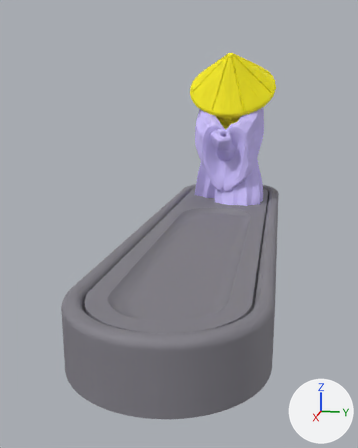
What one commit did to the glTF model assets/products/incense-burner.glb.
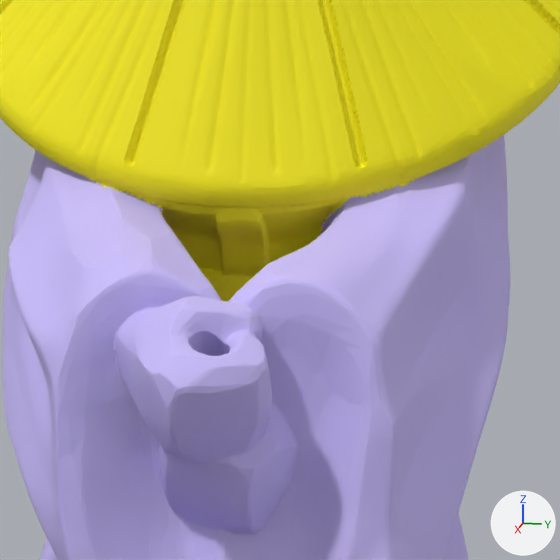
Old and new are each drawn whole from a 50 mm lens placed at (270.1, 35.9, 90.1), pointed at (12.0, -15.7, 25.5) and again close up on the part from 54% to 76% of the width and 20% to 37% of the height. Arrows for +X, +Y and +Z are at lower right; the lights stay in place. The last two pictures show the newer version.

The scene before the commit, as lines of its bpy script (objects in view):
```python
me_body = bpy.data.meshes.new('Body')
me_body.from_pydata(...)  # 19218 vertices, 37885 faces; spans x -123.3..-47.1, y -25.7..26.6, z 18.1..104.4
me_body.materials.append(mat_material_1)  # blue #cdc0ff
me_hat = bpy.data.meshes.new('Hat')
me_hat.from_pydata(...)  # 15305 vertices, 30059 faces; spans x -115.6..-67.9, y -28.2..31.6, z 68.7..121.9
me_hat.materials.append(mat_material_0)  # yellow #fff400
ob_body = bpy.data.objects.new('Body', me_body)
ob_body.location = (0.0, 0.0, 0.0)
ob_hat = bpy.data.objects.new('Hat', me_hat)
ob_hat.location = (0.0, 0.0, 0.0)
```
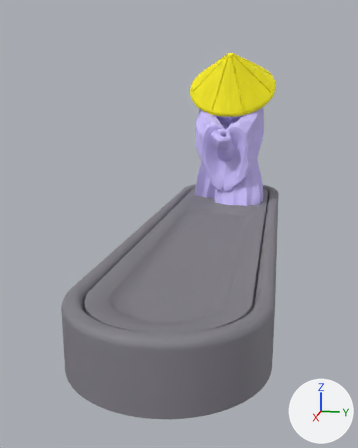
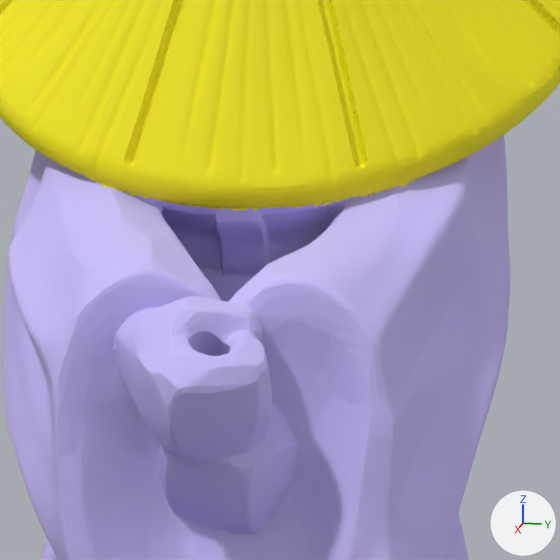
Where the change shows, as pixel boxes [x1, y1, x2, y2] in the close-ups (560 x 560 px):
part 1 of me_hat, deleted (yellow)
    before: [136, 196, 351, 302]
part 2 of me_body, added (blue)
    after: [136, 196, 351, 302]

What the commit changed:
me_hat is used by ob_hat; location (0.0, 0.0, 0.0).
me_hat had 15305 vertices, 30059 faces and spanned x -115.6..-67.9, y -28.2..31.6, z 68.7..121.9.
me_hat now has 14583 vertices, 28786 faces and spans x -115.6..-67.9, y -28.2..31.6, z 80.3..121.9.
me_hat part 1: 688 vertices removed from x -97.9..-69.4, y -8.7..21.4, z 68.7..103.0.
Other edits to the shape of me_hat do not show in these pictures.
me_body is used by ob_body; location (0.0, 0.0, 0.0).
me_body had 19218 vertices, 37885 faces and spanned x -123.3..-47.1, y -25.7..26.6, z 18.1..104.4.
me_body now has 19769 vertices, 39158 faces and spans x -123.3..-47.1, y -25.7..26.6, z 18.1..104.5.
me_body part 2: 551 vertices added at x -99.7..-69.2, y -18.5..21.5, z 68.9..104.5.
